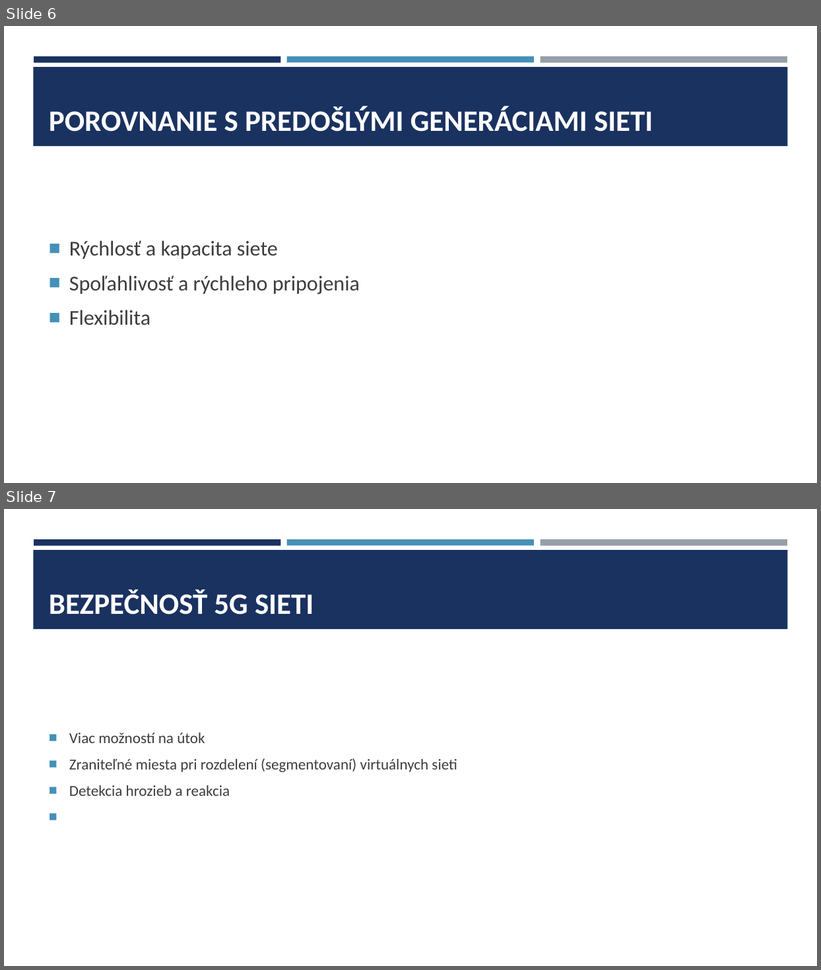
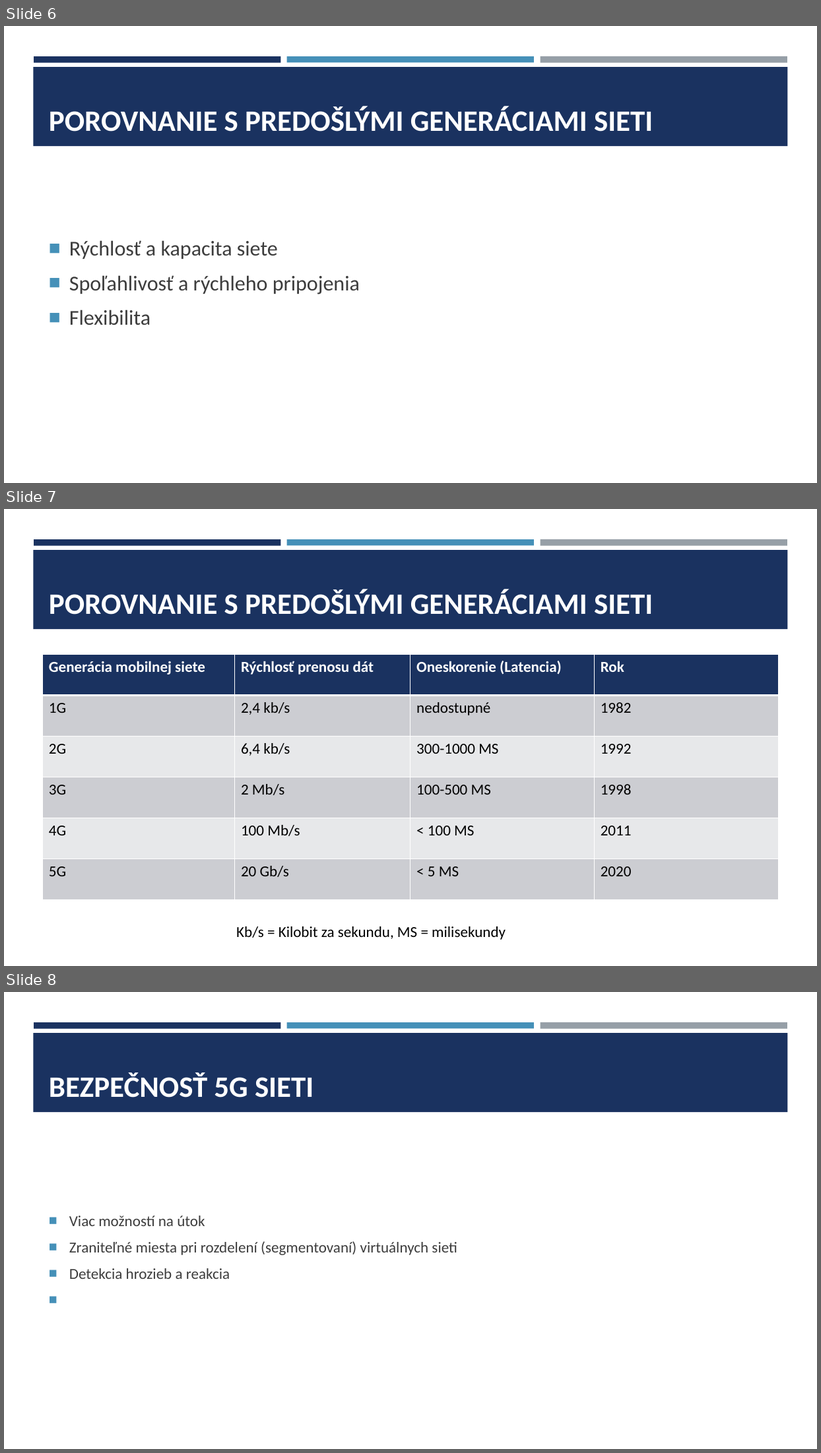
Before and after one commit to Stypec/Rocnikovy-projekt, a slide deck: 5g sieť.pptx. Shown one above the other, each under a label of ours: slides 6 and 7 before the commit, slides 6, 7 and 8 after it. The pictures are 821x970 and 821x1453 pixels, drawn with LibreOffice and Linux fonts; fonts in the diff are those of the drawing. Boxes give left, top, right and bottom in pixels: in the first picture for what was removed or moved away, otherwise in the second. Text is boxed around its words. In the diff, an @@ line names an element or a change of style, - is before the commit and + after.

Commit message:
Porovnanie s predošlími generáciami
+Graf
- text

```diff
--- a/5g sieť.pptx
+++ b/5g sieť.pptx
@@ slide 7 added at (x1=4, y1=509, x2=817, y2=966), background #FFFFFF; not listed: 4 template elements that a slide beside it also shows @@
@@ title added at (x1=49, y1=590, x2=653, y2=615), 35 pt, text #FFFFFF, bold @@
+POROVNANIE S PREDOŠLÝMI GENERÁCIAMI SIETI
@@ table added at (x1=43, y1=655, x2=780, y2=900), 6 rows, 4 columns @@
+Generácia mobilnej siete | Rýchlosť prenosu dát | Oneskorenie (Latencia) | Rok
+1G | 2,4 kb/s | nedostupné | 1982
+2G | 6,4 kb/s | 300-1000 MS | 1992
+3G | 2 Mb/s | 100-500 MS | 1998
+4G | 100 Mb/s | < 100 MS | 2011
+5G | 20 Gb/s | < 5 MS | 2020
@@ text added at (x1=236, y1=927, x2=506, y2=940), 18 pt, text #000000 @@
+Kb/s = Kilobit za sekundu, MS = milisekundy
@@ what was slide 7 is now slide 8 @@
```
Also in this commit, not shown: 1 slide changed.
